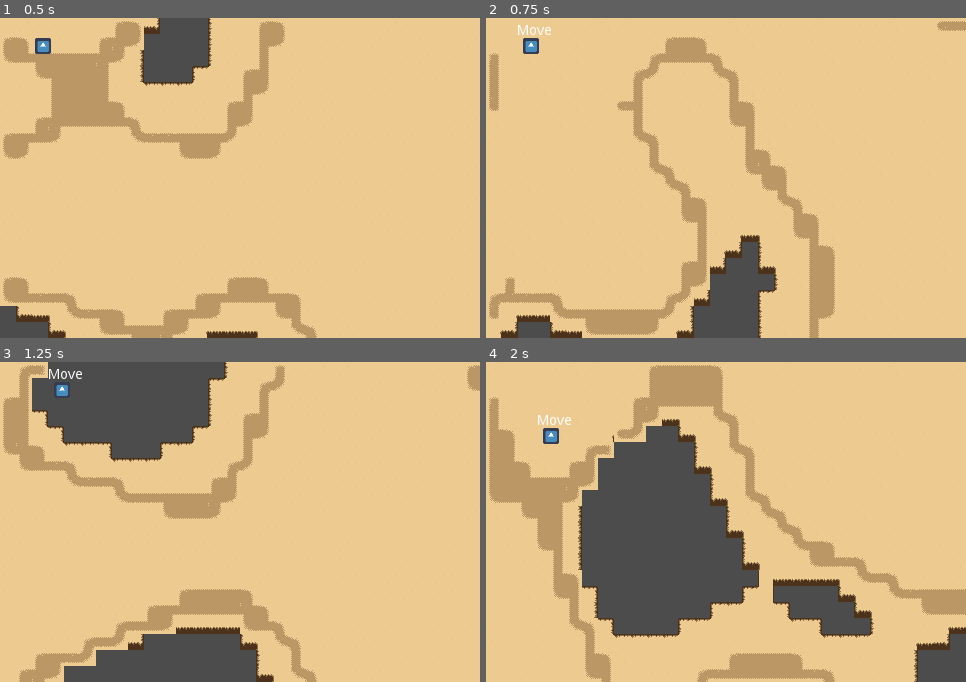
Above: before the commit, frames 1-4 (two rows, left to right).
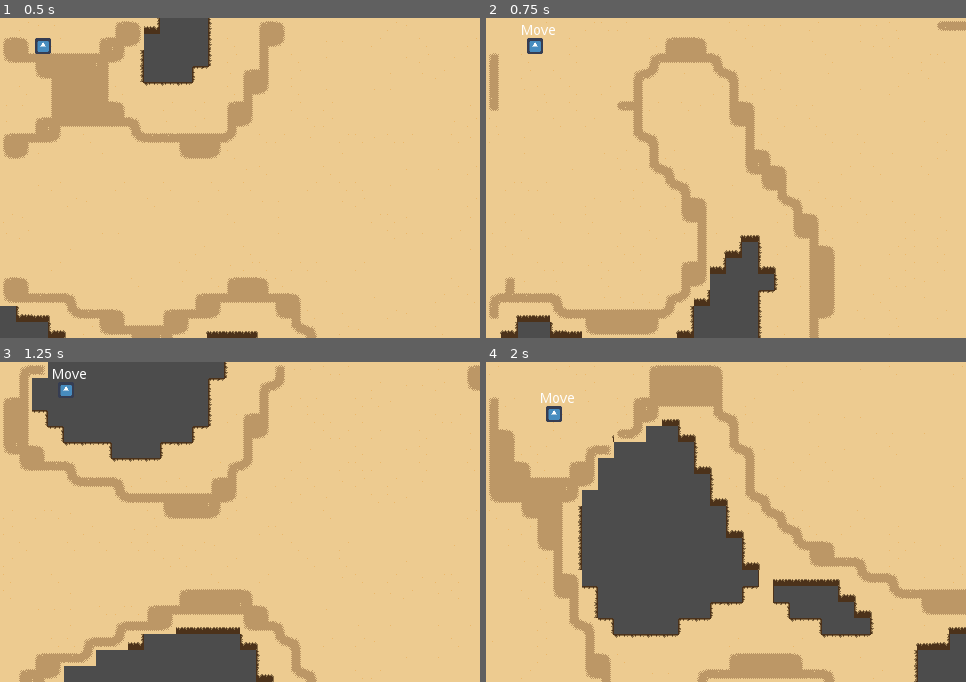
Above: after the commit, the same moments.

Repository: mikahimself/gun-fighters
Game: Godot game, scene res://scenes/World.tscn
The game is run twice, just before and just after one commit, with the same random seed, the same clock (stepped at 60 frames per second) and the same inputs. The engine's default icon, where the game draws it, is replaced by a stand-in: a white triangle on a blue panel in a dark square.
Inputs:
- Up to frame 1 (0.5 s): no input
- Up to frame 2 (0.75 s): tap Enter (ui_accept) at 0.5 s; hold Right (move_right) from 0.53 s (still down); hold 1 (simulate_damage) from 0.53 s (still down)
- Up to frame 3 (1.25 s): keep holding Right (move_right); keep holding 1 (simulate_damage); tap Enter (ui_accept) at 0.77 s
- Up to frame 4 (2 s): release Right (move_right) at 1.28 s; release 1 (simulate_damage) at 1.28 s; hold Down (move_down) from 1.28 s (still down); tap 1 (simulate_damage) at 1.35 s; tap Enter (ui_accept) at 1.52 s

Frame 1 is identical in both runs. In frame 2, 0.3% of the frame differs, in the area x 6-15%, y 2-12%; in frame 3, 0.2%; in frame 4, 0.5%, in the area x 10-19%, y 9-26%.

Commit message:
Add OnLedge state

Diff:
--- a/project.godot
+++ b/project.godot
@@ -65,6 +65,13 @@
  ]
 }
 
+[layer_names]
+
+2d_render/layer_1="characters"
+2d_physics/layer_1="characters"
+2d_render/layer_2="ground"
+2d_physics/layer_2="ground"
+
 [rendering]
 
 quality/driver/driver_name="GLES2"
--- a/scenes/Player.tscn
+++ b/scenes/Player.tscn
@@ -1,26 +1,28 @@
-[gd_scene load_steps=7 format=2]
+[gd_scene load_steps=8 format=2]
 
 [ext_resource path="res://icon.png" type="Texture" id=1]
 [ext_resource path="res://scripts/StateMachine.gd" type="Script" id=2]
 [ext_resource path="res://scripts/Idle.gd" type="Script" id=3]
 [ext_resource path="res://scripts/Player.gd" type="Script" id=4]
 [ext_resource path="res://scripts/Move.gd" type="Script" id=5]
+[ext_resource path="res://scripts/OnLedge.gd" type="Script" id=6]
 
-[sub_resource type="CircleShape2D" id=1]
-radius = 7.54078
+[sub_resource type="CapsuleShape2D" id=1]
+radius = 2.60929
+height = 9.25867
 
 [node name="Player" type="KinematicBody2D"]
 position = Vector2( 42.7709, 27.5004 )
 script = ExtResource( 4 )
-__meta__ = {
-"_edit_group_": true
-}
 
 [node name="Sprite" type="Sprite" parent="."]
 scale = Vector2( 0.25, 0.25 )
 texture = ExtResource( 1 )
 
 [node name="CollisionShape2D" type="CollisionShape2D" parent="."]
+visible = false
+position = Vector2( 0, 4 )
+rotation = 1.5708
 shape = SubResource( 1 )
 
 [node name="StateMachine" type="Node" parent="."]
@@ -33,6 +35,9 @@
 [node name="Move" type="Node" parent="StateMachine"]
 script = ExtResource( 5 )
 
+[node name="OnLedge" type="Node" parent="StateMachine"]
+script = ExtResource( 6 )
+
 [node name="StateLabel" type="Label" parent="."]
 margin_left = -14.0
 margin_top = -22.0
@@ -42,3 +47,33 @@
 __meta__ = {
 "_edit_use_anchors_": false
 }
+
+[node name="Rays" type="Node2D" parent="."]
+
+[node name="RayUp" type="RayCast2D" parent="Rays"]
+position = Vector2( 0, 6 )
+enabled = true
+cast_to = Vector2( 0, -4 )
+collision_mask = 2
+collide_with_areas = true
+
+[node name="RayLeft" type="RayCast2D" parent="Rays"]
+position = Vector2( 0, 6 )
+enabled = true
+cast_to = Vector2( -4, 0 )
+collision_mask = 2
+collide_with_areas = true
+
+[node name="RayDown" type="RayCast2D" parent="Rays"]
+visible = false
+position = Vector2( 0, 4 )
+cast_to = Vector2( 0, 4 )
+collision_mask = 2
+collide_with_areas = true
+
+[node name="RayRight" type="RayCast2D" parent="Rays"]
+position = Vector2( 0, 6 )
+enabled = true
+cast_to = Vector2( 4, 0 )
+collision_mask = 2
+collide_with_areas = true
--- a/scenes/World.tscn
+++ b/scenes/World.tscn
@@ -15,6 +15,8 @@
 tile_set = ExtResource( 2 )
 cell_size = Vector2( 16, 16 )
 cell_custom_transform = Transform2D( 16, 0, 0, 16, 0, 0 )
+collision_layer = 2
+collision_mask = 2
 format = 1
 
 [node name="TileMapPaths" type="TileMap" parent="."]
@@ -24,3 +26,5 @@
 format = 1
 
 [node name="Player" parent="." instance=ExtResource( 4 )]
+collision_layer = 0
+collision_mask = 0
--- a/scripts/Idle.gd
+++ b/scripts/Idle.gd
@@ -10,9 +10,16 @@
 	var input_direction = get_input_direction()
 	if input_direction:
 		state_machine.transition_to("Move")
+		return
 	if owner.speed > 0.1:
 		slow_down(delta)
+	check_ledge()
 
+func check_ledge() -> void:
+	var rays = owner.rays
+	for ray in rays:
+		if ray.is_colliding():
+			state_machine.transition_to("OnLedge", { "ray": ray.name} )
 
 func slow_down(delta) -> void:
 	if slow_down_elapsed < slow_down_time:
--- a/scripts/Move.gd
+++ b/scripts/Move.gd
@@ -10,13 +10,16 @@
 		return
 	owner.facing = input_direction
 	var vel = calculate_velocity(delta, input_direction)
-	owner.move_and_collide(vel)
+	owner.move_and_slide(vel)
+	for i in owner.get_slide_count():
+		var collision = owner.get_slide_collision(i)
+
 	owner.check_borders()
 
 func calculate_velocity(delta: float, _input_direction: Vector2) -> Vector2:
 	_input_direction = _input_direction.normalized()
-	owner.speed = lerp(owner.speed, owner.max_speed, delta * owner.acceleration)
-	return owner.speed * delta * _input_direction
+	owner.speed = lerp(owner.speed, owner.max_speed, owner.acceleration)
+	return owner.speed * _input_direction
 
 func exit():
 	pass
--- /dev/null
+++ b/scripts/OnLedge.gd
@@ -0,0 +1,21 @@
+extends "res://scripts/Motion.gd"
+
+func enter(_msg := {}) -> void:
+	print("Ledge")
+
+# Declare member variables here. Examples:
+# var a = 2
+# var b = "text"
+func process(delta: float) -> void:
+	var input_direction = get_input_direction()
+	if input_direction:
+		state_machine.transition_to("Move")
+
+# Called when the node enters the scene tree for the first time.
+func _ready():
+	pass # Replace with function body.
+
+
+# Called every frame. 'delta' is the elapsed time since the previous frame.
+#func _process(delta):
+#	pass
--- a/scripts/Player.gd
+++ b/scripts/Player.gd
@@ -1,11 +1,12 @@
 extends KinematicBody2D
 
 var myVelocity = Vector2.ZERO
-var max_speed = 100
+var max_speed = 35
 var speed = 0
 var facing := Vector2(1, 0)
-var acceleration = 1
+var acceleration = 0.5
 onready var state_label = $StateLabel
+onready var rays = $Rays.get_children()
 
 # Called when the node enters the scene tree for the first time.
 func _ready():
@@ -23,3 +24,8 @@
 		position.y = 312
 	if position.y < 8:
 		position.y = 8
+
+func _physics_process(delta: float) -> void:
+	#if ray_right.is_colliding():
+	#	print(ray_right.get_collider().name)
+	pass
--- a/tilemap/tileset_sand.tres
+++ b/tilemap/tileset_sand.tres
@@ -203,25 +203,52 @@
 polygons = [ PoolIntArray( 0, 1, 2, 3 ) ]
 
 [sub_resource type="ConvexPolygonShape2D" id=51]
-points = PoolVector2Array( 16, 16, 0, 16, 0, 10, 16, 10 )
+points = PoolVector2Array( 16, 12, 0, 12, 0, 9, 16, 9 )
 
 [sub_resource type="ConvexPolygonShape2D" id=52]
-points = PoolVector2Array( 16, 16, 0, 16, 0, 10, 16, 10 )
+points = PoolVector2Array( 16, 12, 0, 12, 0, 9, 16, 9 )
 
 [sub_resource type="ConvexPolygonShape2D" id=53]
-points = PoolVector2Array( 16, 16, 0, 16, 0, 9, 16, 9 )
+points = PoolVector2Array( 16, 12, 0, 12, 0, 9, 16, 9 )
 
 [sub_resource type="ConvexPolygonShape2D" id=54]
-points = PoolVector2Array( 16, 16, 0, 16, 0, 9, 16, 9 )
+points = PoolVector2Array( 16, 0, 16, 3, 3, 3, 3, 16, 0, 16, 0, 0 )
 
 [sub_resource type="ConvexPolygonShape2D" id=55]
-points = PoolVector2Array( 16, 16, 0, 16, 0, 9, 16, 9 )
+points = PoolVector2Array( 0, 0, 16, 0, 16, 16, 13, 16, 13, 3, 0, 3 )
 
 [sub_resource type="ConvexPolygonShape2D" id=56]
-points = PoolVector2Array( 0, 9, 16, 9, 16, 16, 0, 16 )
+points = PoolVector2Array( 3, 0, 3, 9, 16, 9, 16, 12, 0, 12, 0, 0 )
 
 [sub_resource type="ConvexPolygonShape2D" id=57]
-points = PoolVector2Array( 16, 16, 0, 16, 0, 9, 16, 9 )
+points = PoolVector2Array( 0, 9, 12, 9, 13, 9, 13, 0, 16, 0, 16, 12, 0, 12 )
+
+[sub_resource type="ConvexPolygonShape2D" id=58]
+points = PoolVector2Array( 0, 0, 3, 0, 3, 16, 0, 16 )
+
+[sub_resource type="ConvexPolygonShape2D" id=59]
+points = PoolVector2Array( 16, 16, 13, 16, 13, 0, 16, 0 )
+
+[sub_resource type="ConvexPolygonShape2D" id=60]
+points = PoolVector2Array( 16, 3, 0, 3, 0, 0, 16, 0 )
+
+[sub_resource type="ConvexPolygonShape2D" id=61]
+points = PoolVector2Array( 16, 3, 0, 3, 0, 0, 16, 0 )
+
+[sub_resource type="ConvexPolygonShape2D" id=62]
+points = PoolVector2Array( 16, 3, 0, 3, 0, 0, 16, 0 )
+
+[sub_resource type="ConvexPolygonShape2D" id=63]
+points = PoolVector2Array( 0, 0, 16, 0, 16, 3, 3, 3, 3, 16, 0, 16 )
+
+[sub_resource type="ConvexPolygonShape2D" id=64]
+points = PoolVector2Array( 0, 0, 16, 0, 16, 16, 13, 16, 13, 3, 0, 3 )
+
+[sub_resource type="ConvexPolygonShape2D" id=65]
+points = PoolVector2Array( 0, 0, 3, 0, 3, 8, 16, 8, 16, 16, 0, 16 )
+
+[sub_resource type="ConvexPolygonShape2D" id=66]
+points = PoolVector2Array( 0, 8, 13, 8, 13, 0, 16, 0, 16, 16, 0, 16 )
 
 [resource]
 0/name = "Tilemap-Sand.png 0"
@@ -247,46 +274,100 @@
 0/shape_one_way = false
 0/shape_one_way_margin = 1.0
 0/shapes = [ {
+"autotile_coord": Vector2( 4, 5 ),
+"one_way": false,
+"one_way_margin": 1.0,
+"shape": SubResource( 51 ),
+"shape_transform": Transform2D( 1, 0, 0, 1, 0, 0 )
+}, {
+"autotile_coord": Vector2( 5, 5 ),
+"one_way": false,
+"one_way_margin": 1.0,
+"shape": SubResource( 52 ),
+"shape_transform": Transform2D( 1, 0, 0, 1, 0, 0 )
+}, {
+"autotile_coord": Vector2( 5, 3 ),
+"one_way": false,
+"one_way_margin": 1.0,
+"shape": SubResource( 53 ),
+"shape_transform": Transform2D( 1, 0, 0, 1, 0, 0 )
+}, {
+"autotile_coord": Vector2( 0, 0 ),
+"one_way": false,
+"one_way_margin": 1.0,
+"shape": SubResource( 54 ),
+"shape_transform": Transform2D( 1, 0, 0, 1, 0, 0 )
+}, {
+"autotile_coord": Vector2( 1, 0 ),
+"one_way": false,
+"one_way_margin": 1.0,
+"shape": SubResource( 55 ),
+"shape_transform": Transform2D( 1, 0, 0, 1, 0, 0 )
+}, {
 "autotile_coord": Vector2( 0, 1 ),
 "one_way": false,
 "one_way_margin": 1.0,
-"shape": SubResource( 51 ),
+"shape": SubResource( 56 ),
 "shape_transform": Transform2D( 1, 0, 0, 1, 0, 0 )
 }, {
 "autotile_coord": Vector2( 1, 1 ),
 "one_way": false,
 "one_way_margin": 1.0,
-"shape": SubResource( 52 ),
-"shape_transform": Transform2D( 1, 0, 0, 1, 0, 0 )
-}, {
-"autotile_coord": Vector2( 4, 5 ),
-"one_way": false,
-"one_way_margin": 1.0,
-"shape": SubResource( 53 ),
-"shape_transform": Transform2D( 1, 0, 0, 1, 0, 0 )
-}, {
-"autotile_coord": Vector2( 5, 5 ),
-"one_way": false,
-"one_way_margin": 1.0,
-"shape": SubResource( 54 ),
-"shape_transform": Transform2D( 1, 0, 0, 1, 0, 0 )
-}, {
-"autotile_coord": Vector2( 5, 3 ),
-"one_way": false,
-"one_way_margin": 1.0,
-"shape": SubResource( 55 ),
+"shape": SubResource( 57 ),
+"shape_transform": Transform2D( 1, 0, 0, 1, 0, 0 )
+}, {
+"autotile_coord": Vector2( 4, 2 ),
+"one_way": false,
+"one_way_margin": 1.0,
+"shape": SubResource( 58 ),
+"shape_transform": Transform2D( 1, 0, 0, 1, 0, 0 )
+}, {
+"autotile_coord": Vector2( 5, 2 ),
+"one_way": false,
+"one_way_margin": 1.0,
+"shape": SubResource( 59 ),
+"shape_transform": Transform2D( 1, 0, 0, 1, 0, 0 )
+}, {
+"autotile_coord": Vector2( 4, 3 ),
+"one_way": false,
+"one_way_margin": 1.0,
+"shape": SubResource( 60 ),
+"shape_transform": Transform2D( 1, 0, 0, 1, 0, 0 )
+}, {
+"autotile_coord": Vector2( 4, 4 ),
+"one_way": false,
+"one_way_margin": 1.0,
+"shape": SubResource( 61 ),
+"shape_transform": Transform2D( 1, 0, 0, 1, 0, 0 )
+}, {
+"autotile_coord": Vector2( 5, 4 ),
+"one_way": false,
+"one_way_margin": 1.0,
+"shape": SubResource( 62 ),
+"shape_transform": Transform2D( 1, 0, 0, 1, 0, 0 )
+}, {
+"autotile_coord": Vector2( 7, 0 ),
+"one_way": false,
+"one_way_margin": 1.0,
+"shape": SubResource( 63 ),
+"shape_transform": Transform2D( 1, 0, 0, 1, 0, 0 )
+}, {
+"autotile_coord": Vector2( 8, 0 ),
+"one_way": false,
+"one_way_margin": 1.0,
+"shape": SubResource( 64 ),
 "shape_transform": Transform2D( 1, 0, 0, 1, 0, 0 )
 }, {
 "autotile_coord": Vector2( 7, 1 ),
 "one_way": false,
 "one_way_margin": 1.0,
-"shape": SubResource( 56 ),
+"shape": SubResource( 65 ),
 "shape_transform": Transform2D( 1, 0, 0, 1, 0, 0 )
 }, {
 "autotile_coord": Vector2( 8, 1 ),
 "one_way": false,
 "one_way_margin": 1.0,
-"shape": SubResource( 57 ),
+"shape": SubResource( 66 ),
 "shape_transform": Transform2D( 1, 0, 0, 1, 0, 0 )
 } ]
 0/z_index = 0
Not shown: 1 places in tilemap/tileset_sand.tres that only renumber resources
